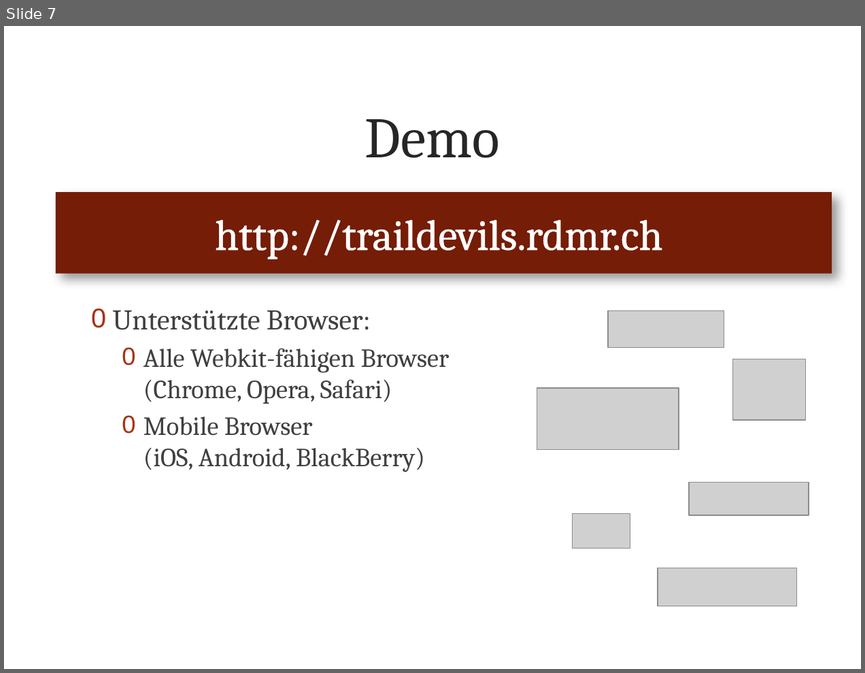
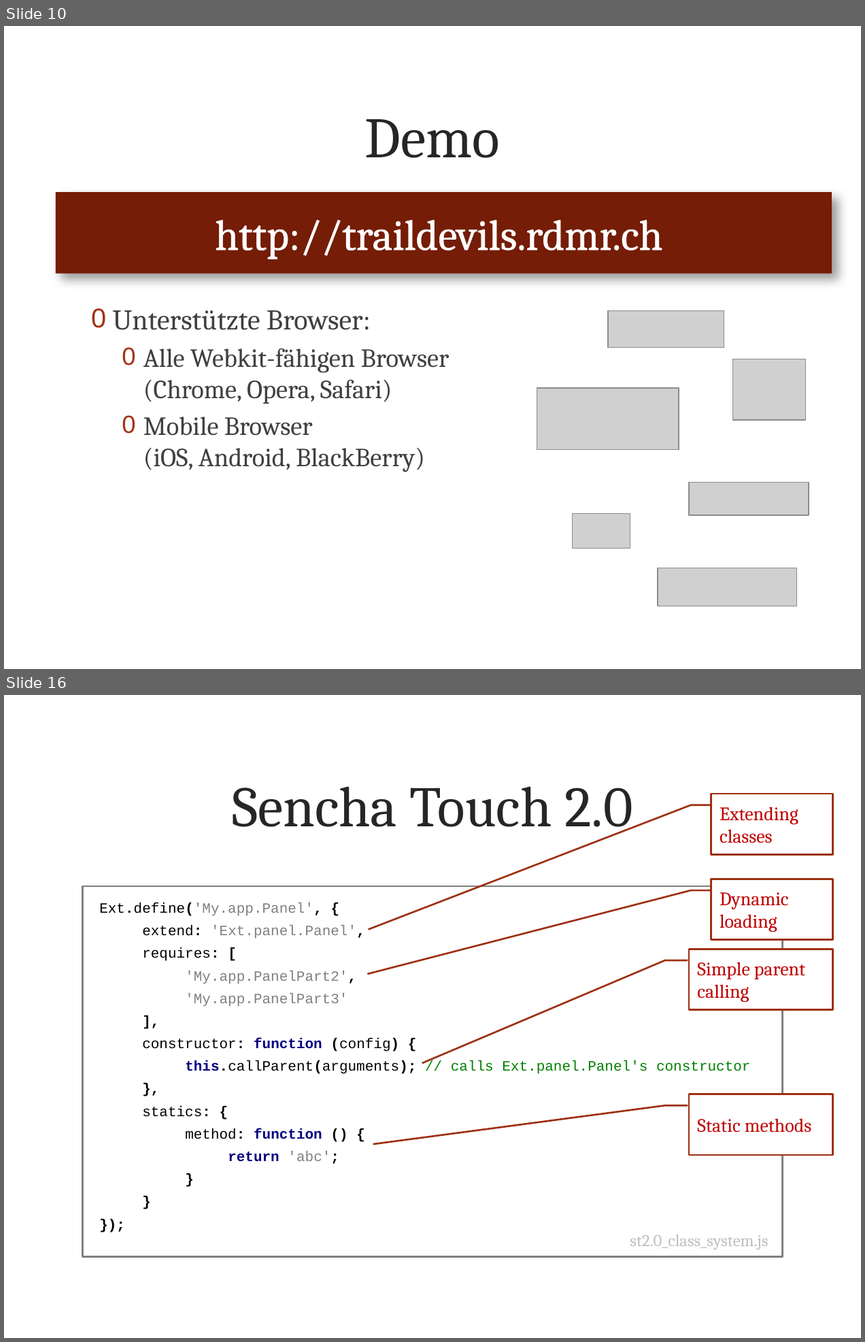
Before and after one commit to metaodi/TrailDevilsXPl-2, a slide deck: _DOCUMENTATION/Presentation/Praesentation-Traildevils-XPl2.pptx. Shown one above the other, each under a label of ours: slide 7 before the commit, slides 10 and 16 after it; the slides between them are not shown. The pictures are 865x673 and 865x1342 pixels, drawn with LibreOffice and Linux fonts; fonts in the diff are those of the drawing; grey boxes stand for pictures; background and template pictures are left out. Boxes give left, top, right and bottom in pixels: in the first picture for what was removed or moved away, otherwise in the second. Text is boxed around its words. In the diff, an @@ line names an element or a change of style, - is before the commit and + after.

```diff
--- a/_DOCUMENTATION/Presentation/Praesentation-Traildevils-XPl2.pptx
+++ b/_DOCUMENTATION/Presentation/Praesentation-Traildevils-XPl2.pptx
@@ slide 16 added at [4, 695, 861, 1338], background picture (left out) @@
@@ title added at [232, 786, 632, 838], 48 pt, text #262626 @@
+Sencha Touch 2.0
@@ border callout added at [711, 794, 832, 854], fill #FFFFFF, outline #9F3011 1.5 pt, 16 pt, text #C00000 @@
+Extending classes
@@ text added at [83, 886, 783, 1256], fill #FFFFFF, outline #808080 1.5 pt, 12 pt, text #000000 @@
+Ext.define('My.app.Panel', {
+extend: 'Ext.panel.Panel',
+requires: [
+'My.app.PanelPart2',
+'My.app.PanelPart3'
+],
+constructor: function (config) {
+this.callParent(arguments); // calls Ext.panel.Panel's constructor
+},
+statics: {
+method: function () {
+return 'abc';
+}
+}
+});
@@ border callout added at [711, 879, 832, 940], fill #FFFFFF, outline #9F3011 1.5 pt, 16 pt, text #C00000 @@
+Dynamic loading
@@ border callout added at [689, 949, 832, 1009], fill #FFFFFF, outline #9F3011 1.5 pt, 16 pt, text #C00000 @@
+Simple parent calling
@@ border callout added at [689, 1094, 832, 1155], fill #FFFFFF, outline #9F3011 1.5 pt, 16 pt, text #C00000 @@
+Static methods
@@ text added at [630, 1234, 768, 1249], 14 pt, text #BFBFBF @@
+st2.0_class_system.js
@@ what was slide 7 is now slide 10 @@
```
Also in this commit, not shown: 7 slides changed, 6 other slides added, 2 other files.
